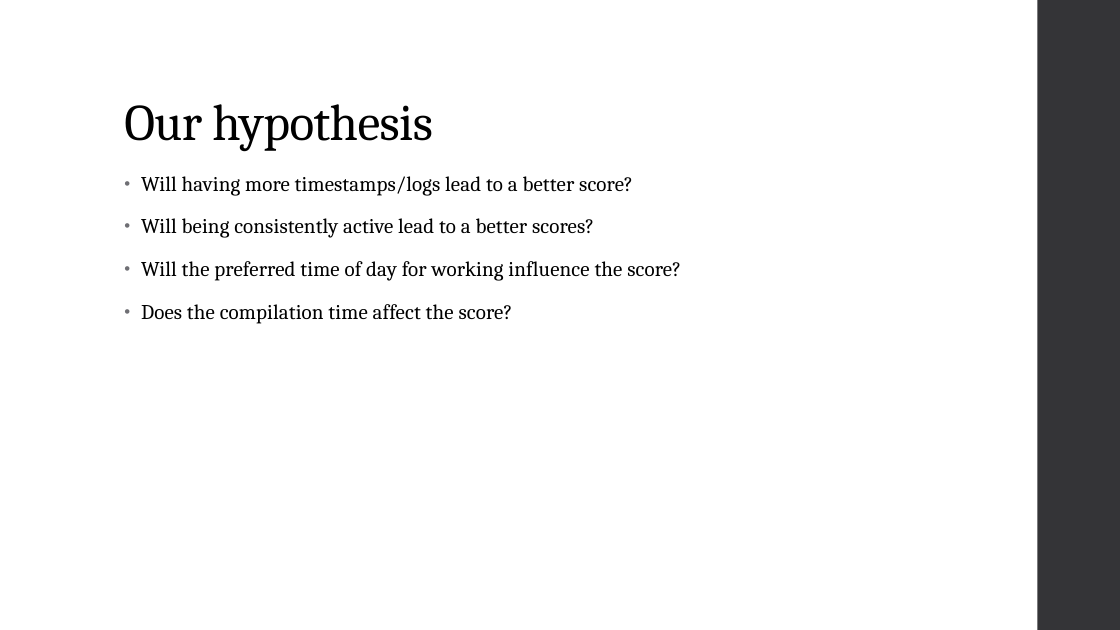
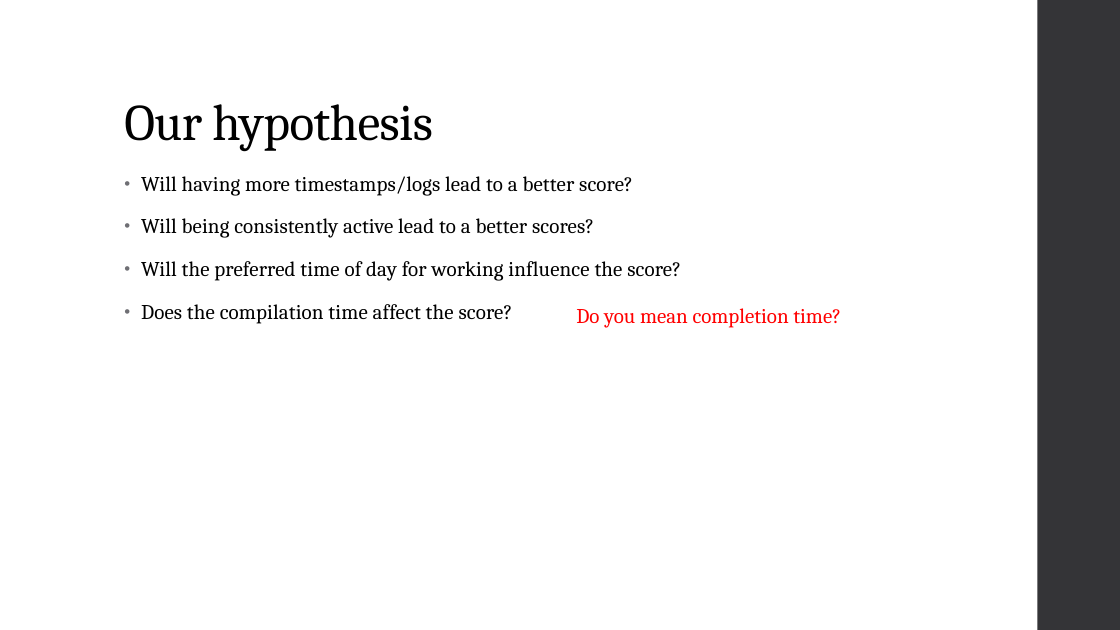
Before and after one commit to fskgiulia/JYUEF01, a slide deck: slide 3 of edm-project.pptx. Drawn at 1120x630 pixels with LibreOffice and Linux fonts; fonts in the diff are those of the drawing. Boxes give left, top, right and bottom in pixels: in the first picture for what was removed or moved away, otherwise in the second. Text is boxed around its words. In the diff, an @@ line names an element or a change of style, - is before the commit and + after.

```diff
--- a/edm-project.pptx
+++ b/edm-project.pptx
@@ text added at bbox=[576, 308, 841, 328], 18 pt, text #FF0000 @@
+Do you mean completion time?
```
Also in this commit, not shown: 3 other slides changed.
